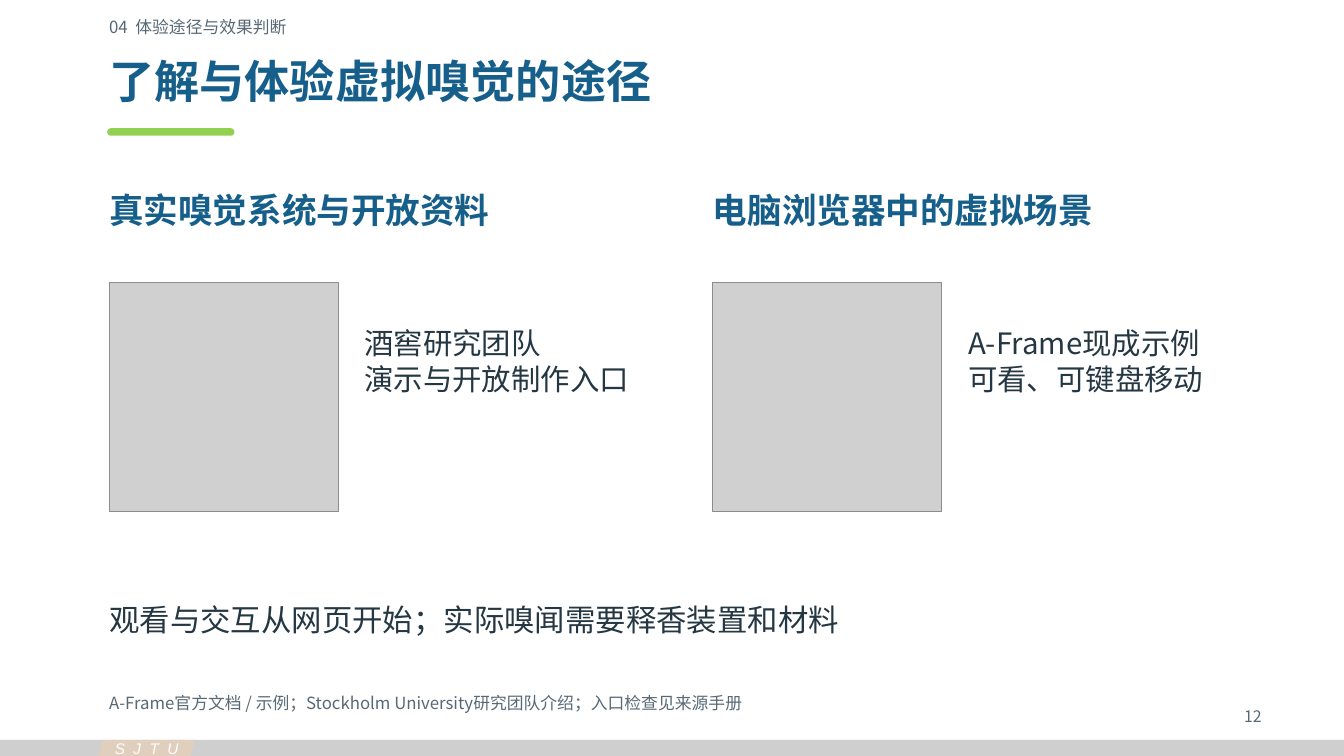
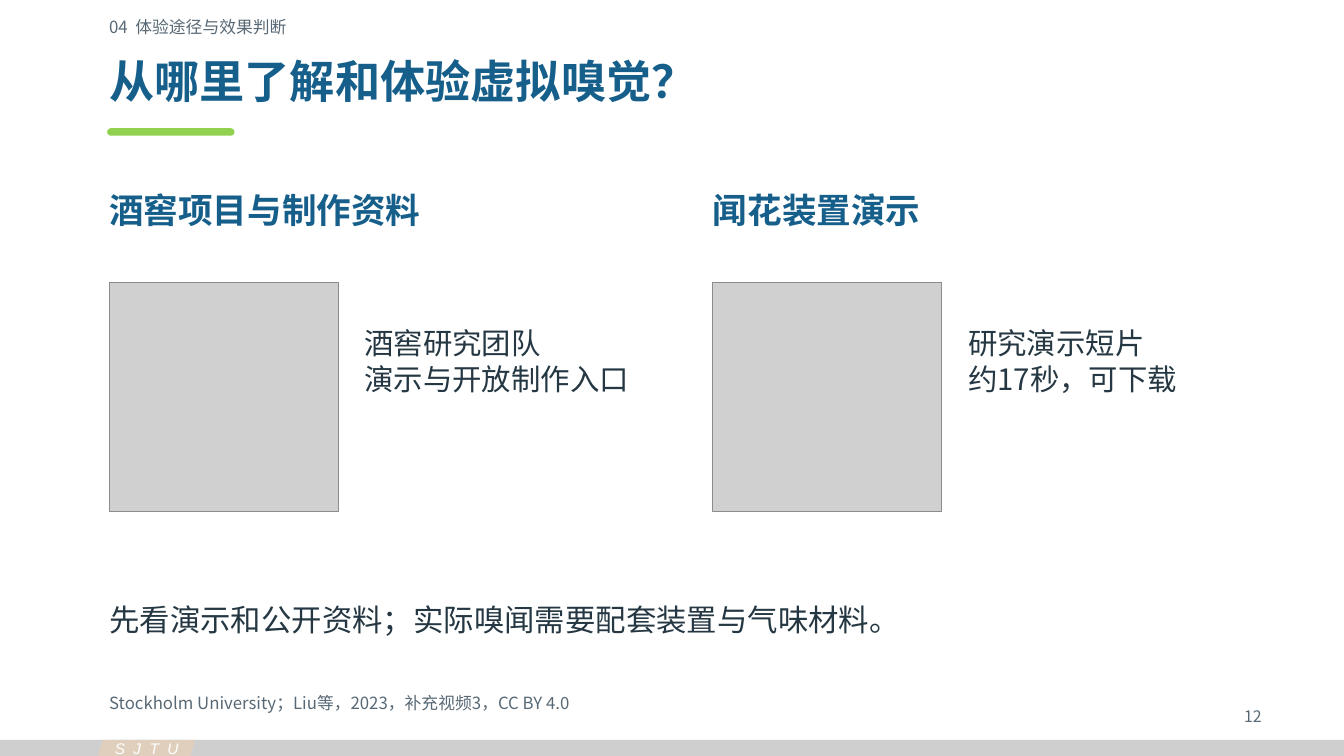
Before and after one commit to Cyh29hao/sjtu-olfaction-vr-2026, a slide deck: slide 12 of release/v3/olfaction-vr-v3.pptx. Drawn at 1344x756 pixels with LibreOffice and Linux fonts; fonts in the diff are those of the drawing; grey boxes stand for pictures. Boxes give left, top, right and bottom in pixels: in the first picture for what was removed or moved away, otherwise in the second. Text is boxed around its words. In the diff, an @@ line names an element or a change of style, - is before the commit and + after.

```diff
--- a/release/v3/olfaction-vr-v3.pptx
+++ b/release/v3/olfaction-vr-v3.pptx
@@ text at box(109, 59, 696, 102): text changed @@
-了解与体验虚拟嗅觉的途径
+从哪里了解和体验虚拟嗅觉？
@@ text at box(109, 193, 420, 226): text changed @@
-真实嗅觉系统与开放资料
+酒窖项目与制作资料
@@ text at box(713, 193, 920, 226): text changed @@
-电脑浏览器中的虚拟场景
+闻花装置演示
@@ text at box(968, 329, 1177, 393): text changed @@
-A-Frame现成示例
-可看、可键盘移动
+研究演示短片
+约17秒，可下载
@@ text at box(109, 605, 900, 636): text changed @@
-观看与交互从网页开始；实际嗅闻需要释香装置和材料
+先看演示和公开资料；实际嗅闻需要配套装置与气味材料。
@@ text at box(109, 695, 569, 713): text changed @@
-A-Frame官方文档 / 示例；Stockholm University研究团队介绍；入口检查见来源手册
+Stockholm University；Liu等，2023，补充视频3，CC BY 4.0
```
Also in this commit, not shown: 11 other slides changed, 35 other files.
